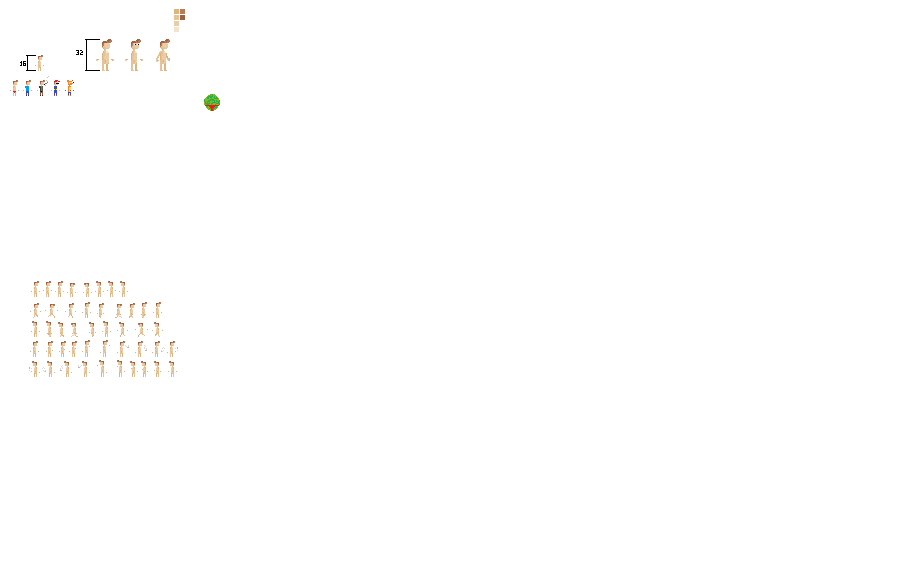
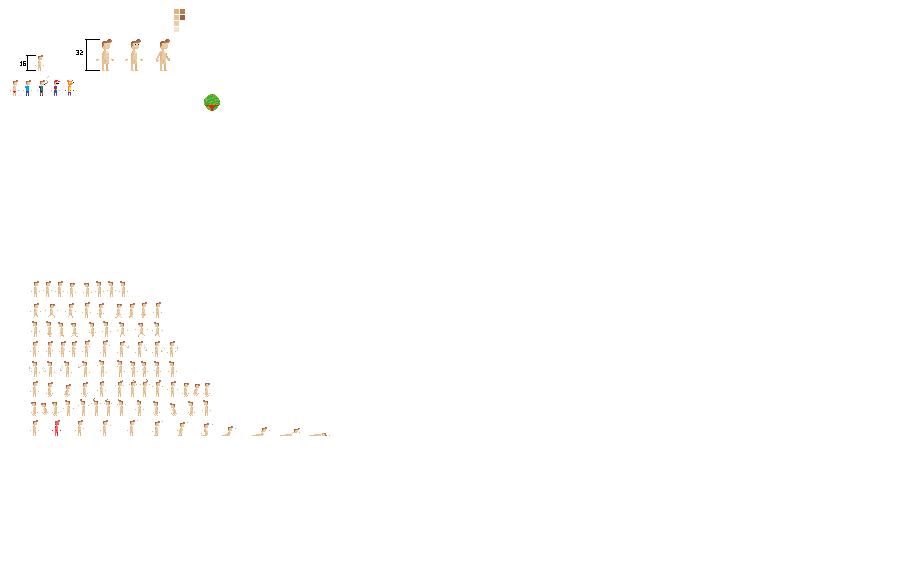
Revision of a layered 913px x 585px image; what changed, layer by layer:
added layer "Jump_left" above "Dead" over [31, 398, 211, 416]
added layer "Dead" above "Jump_right" over [30, 420, 330, 436]
added layer "Jump_right" above "Iddle_right" over [30, 379, 210, 397]
